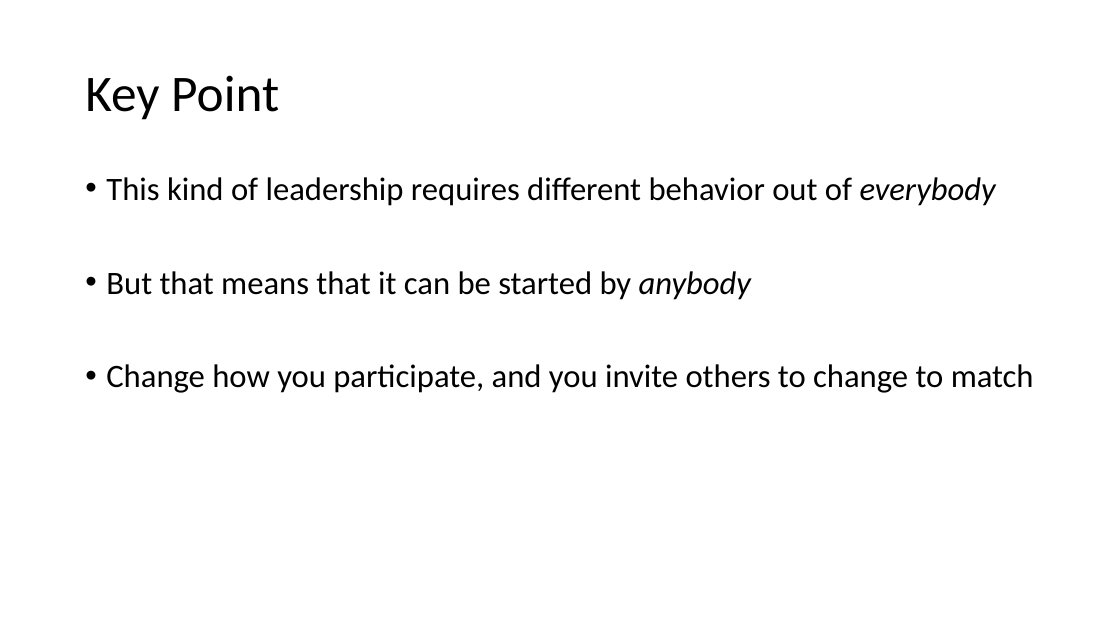
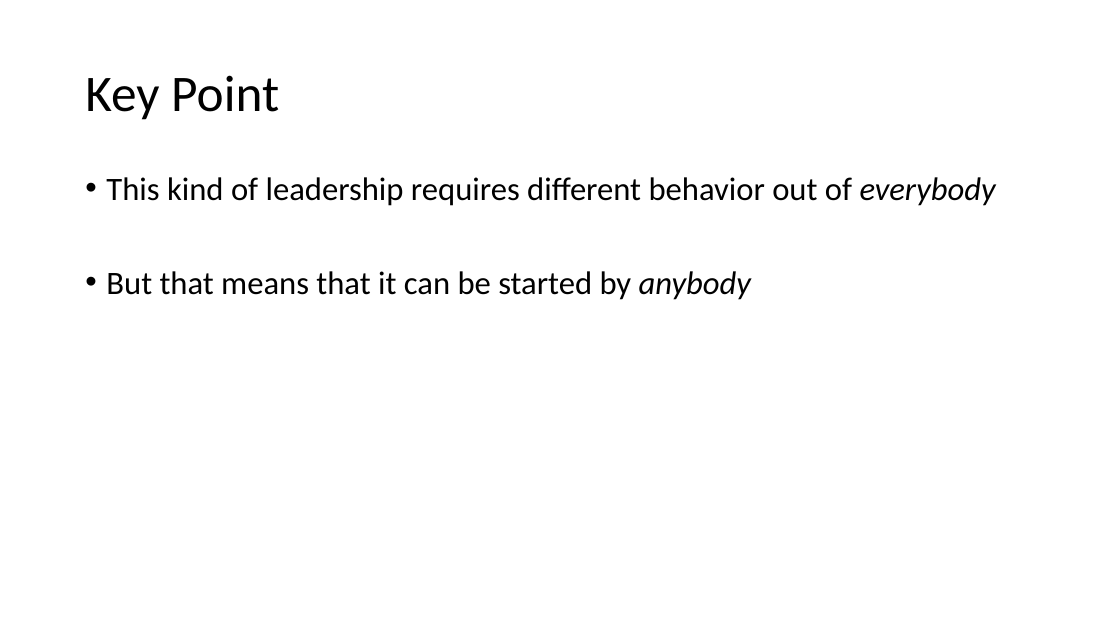
Before and after one commit to arlobelshee/Presentations, a slide deck: slide 37 of leading technical debt/gogo keynote - data-driven leadership to solve technical debt.pptx (slide 27 before the commit). Drawn at 1120x630 pixels with LibreOffice and Linux fonts; fonts in the diff are those of the drawing. Boxes give left, top, right and bottom in pixels: in the first picture for what was removed or moved away, otherwise in the second. Text is boxed around its words. In the diff, an @@ line names an element or a change of style, - is before the commit and + after.

```diff
--- a/leading technical debt/gogo keynote - data-driven leadership to solve technical debt.pptx
+++ b/leading technical debt/gogo keynote - data-driven leadership to solve technical debt.pptx
@@ text at <box>106,364,1034,393</box>: paragraph removed @@
-• Change how you participate, and you invite others to change to match
```
Also in this commit, not shown: 13 other slides changed, 14 slides added, 3 slides removed.
